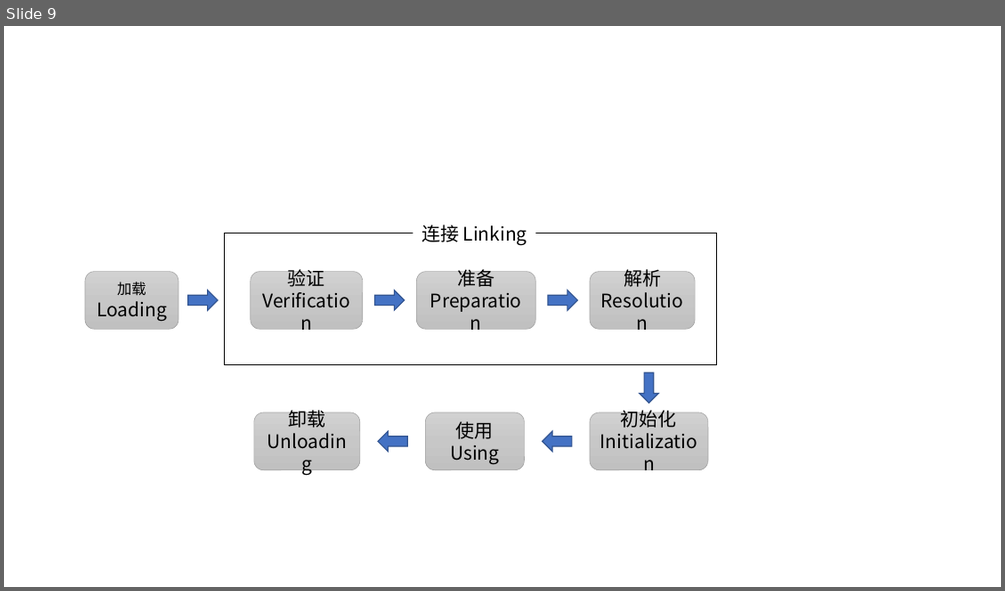
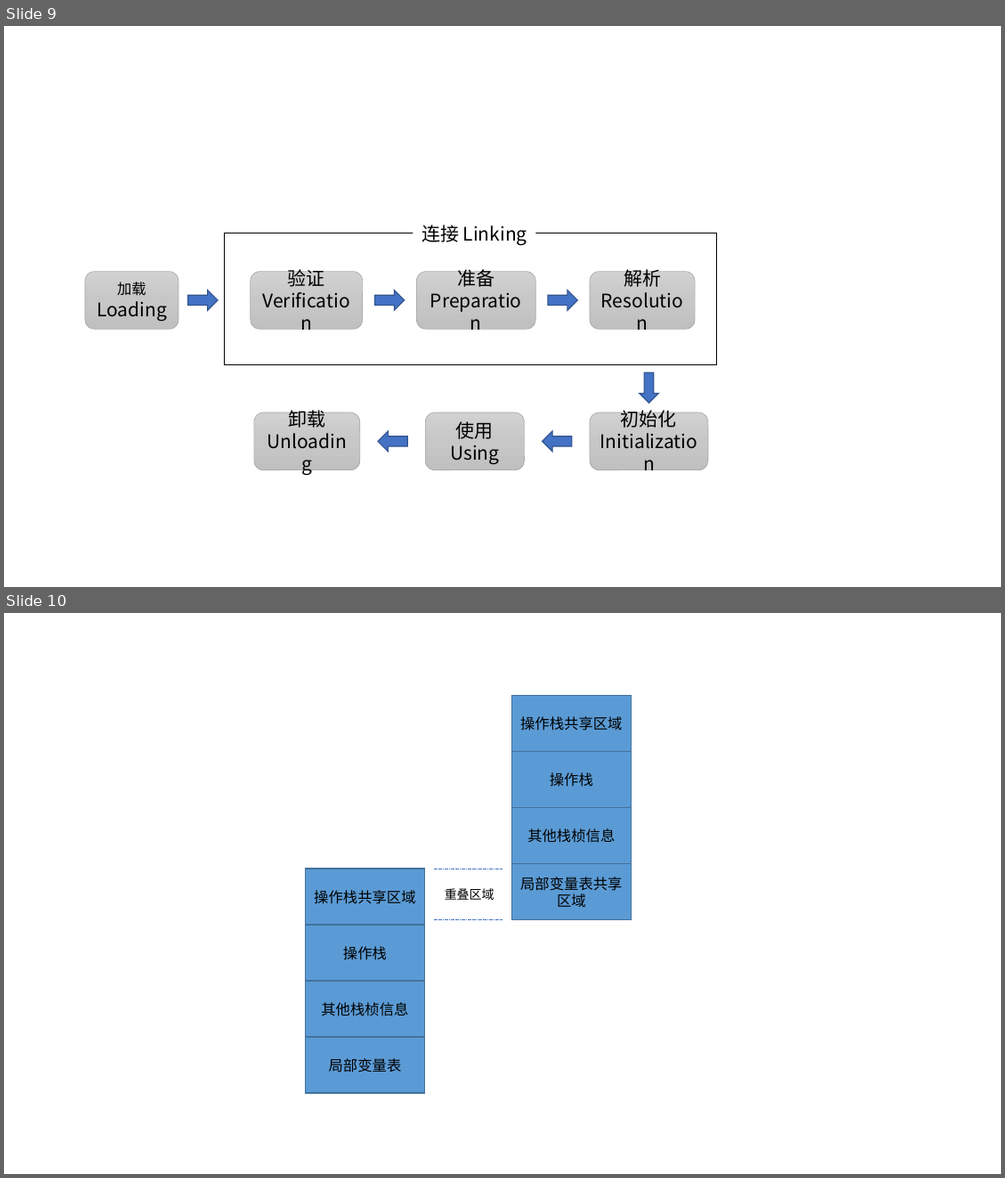
Before and after one commit to luolanmeet/jvm-note, a slide deck: content/part3/虚拟机执行子系统/file/画图.pptx. Shown one above the other, each under a label of ours: slide 9 before the commit, slides 9 and 10 after it. The pictures are 1005x591 and 1005x1178 pixels, drawn with LibreOffice and Linux fonts; fonts in the diff are those of the drawing. Boxes give left, top, right and bottom in pixels: in the first picture for what was removed or moved away, otherwise in the second. Text is boxed around its words. In the diff, an @@ line names an element or a change of style, - is before the commit and + after.

```diff
--- a/content/part3/虚拟机执行子系统/file/画图.pptx
+++ b/content/part3/虚拟机执行子系统/file/画图.pptx
@@ slide 10 added at (4,613,1001,1174), background #CEEACA @@
@@ rectangle added at (512,695,631,751), fill #5B9BD5, outline #43739E 1 pt, 14 pt, text #000000 @@
+操作栈共享区域
@@ rectangle added at (512,751,631,807), fill #5B9BD5, outline #43739E 1 pt, 14 pt, text #000000 @@
+操作栈
@@ rectangle added at (512,807,631,863), fill #5B9BD5, outline #43739E 1 pt, 14 pt, text #000000 @@
+其他栈桢信息
@@ rectangle added at (306,868,424,925), fill #5B9BD5, outline #43739E 1 pt, 14 pt, text #000000 @@
+操作栈共享区域
@@ line added from (434, 868) to (502, 868), #4472C4 0.5 pt dashed @@
@@ rectangle added at (512,863,631,919), fill #5B9BD5, outline #43739E 1 pt, 14 pt, text #000000 @@
+局部变量表共享区域
@@ text added at (445,888,494,900), 12 pt, text #000000 @@
+重叠区域
@@ rectangle added at (306,925,424,981), fill #5B9BD5, outline #43739E 1 pt, 14 pt, text #000000 @@
+操作栈
@@ line added from (434, 919) to (502, 919), #4472C4 0.5 pt dashed @@
@@ rectangle added at (306,981,424,1037), fill #5B9BD5, outline #43739E 1 pt, 14 pt, text #000000 @@
+其他栈桢信息
@@ rectangle added at (306,1037,424,1093), fill #5B9BD5, outline #43739E 1 pt, 14 pt, text #000000 @@
+局部变量表
```
Also in this commit, not shown: 8 other files.
